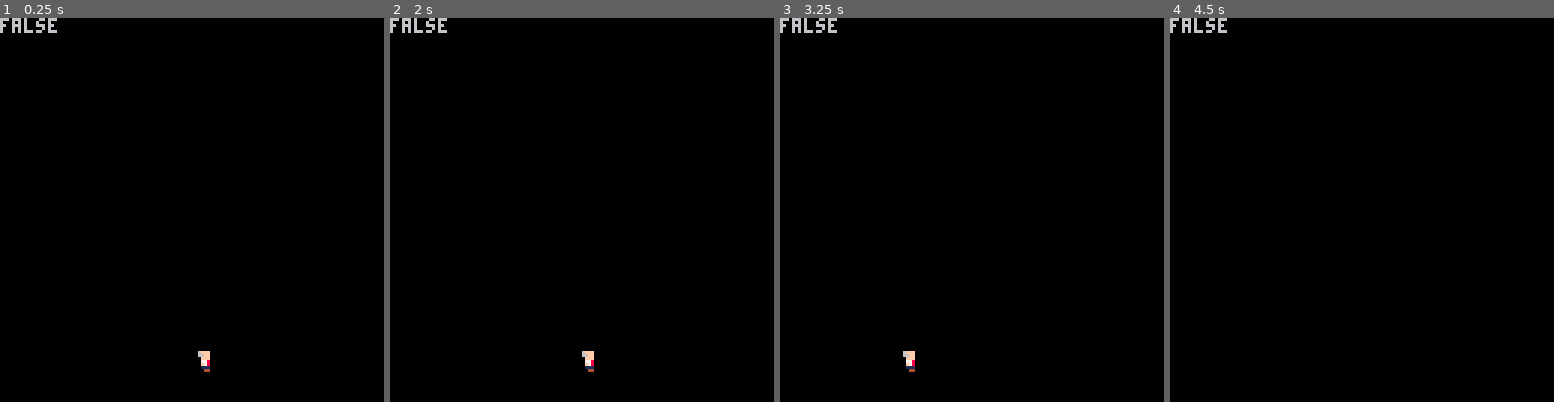
Above: before the commit, frames 1-4 (left to right).
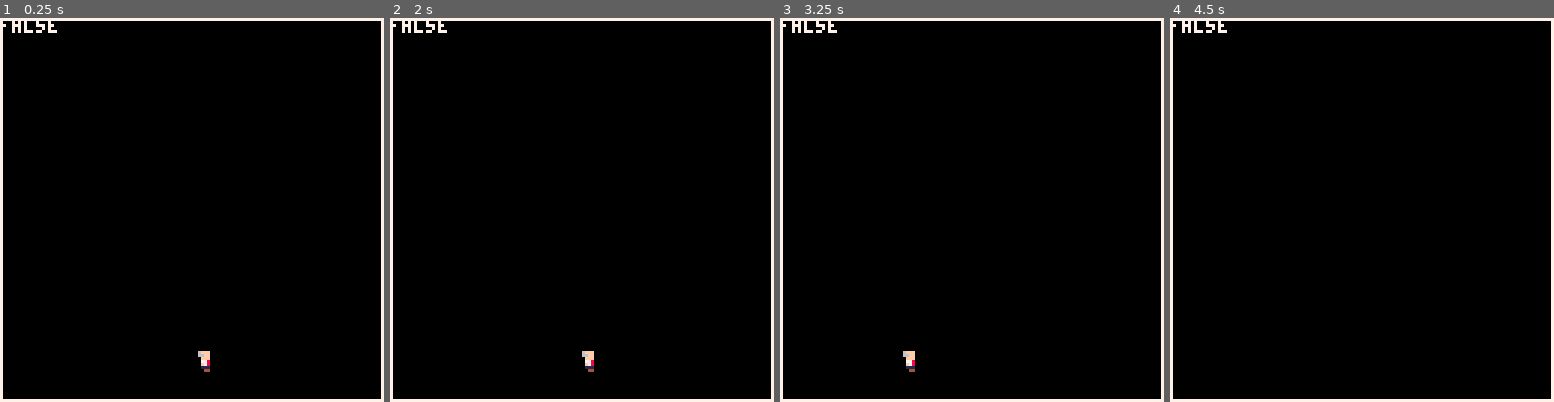
Above: after the commit, the same moments.

Repository: jloiterman/ld51_new
Game: PICO-8 cartridge ld51.p8
Same seed, same stepped clock (60 frames per second), same inputs: the game is played once before the commit and once after it.
Inputs:
- Up to frame 1 (0.25 s): no input
- Up to frame 2 (2 s): hold Left from 1.97 s (still down)
- Up to frame 3 (3.25 s): release Left at 2.37 s; hold Right from 2.87 s (still down)
- Up to frame 4 (4.5 s): release Right at 3.53 s; hold Up 3.58-4.08 s; hold Right from 4.13 s (still down)

The runs differ from the first frame. In frame 1, 3.3% of the frame differs, in the area x 0-100%, y 0-100%; in frame 2, 3.3%; in frame 3, 3.3%; in frame 4, 3.3%.

Commit message:
draws a rect at the window edge to test basic collisions and gravity.

Diff:
--- a/ld51.p8
+++ b/ld51.p8
@@ -14,6 +14,13 @@
         brake={x=0.2,y=0},
         max_speed=3.0
     }
+
+    world={
+        topleftx=0,
+        toplefty=0,
+        bottomrightx=127,
+        bottomrighty=127
+    }
 end
 
 function _update60()
@@ -25,6 +32,7 @@
 function _draw()
     cls()
     spr(2,player.pos.x,player.pos.y)
+    rect(world.topleftx,world.toplefty,world.bottomrightx,world.bottomrighty,7)
     print(btn(2))
 end
 
